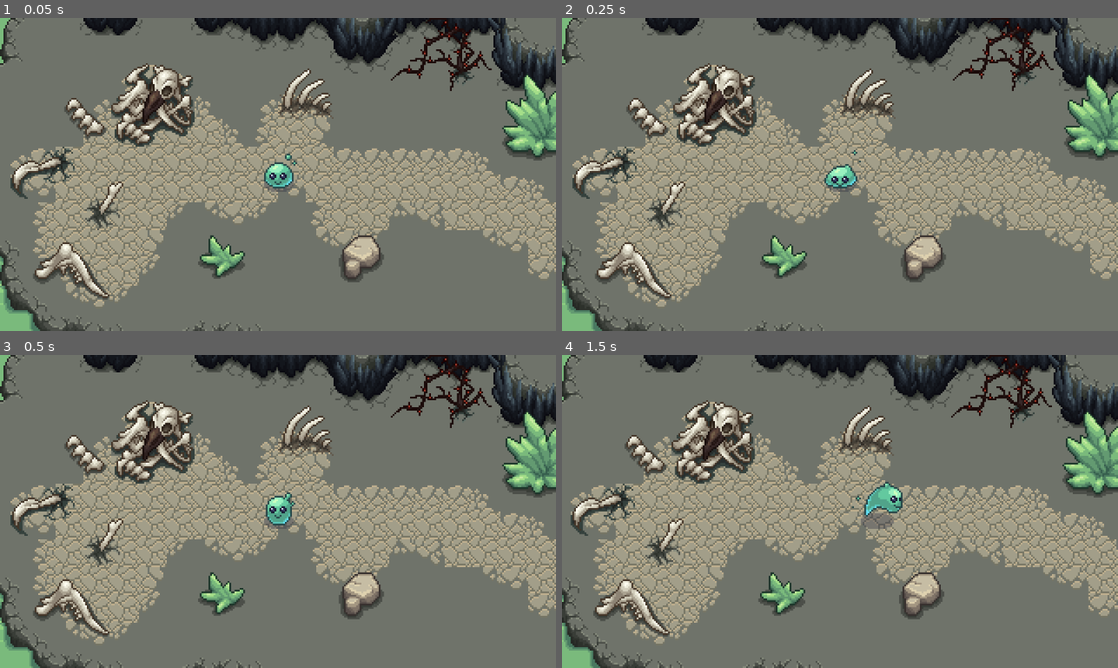
Above: before the commit, frames 1-4 (two rows, left to right).
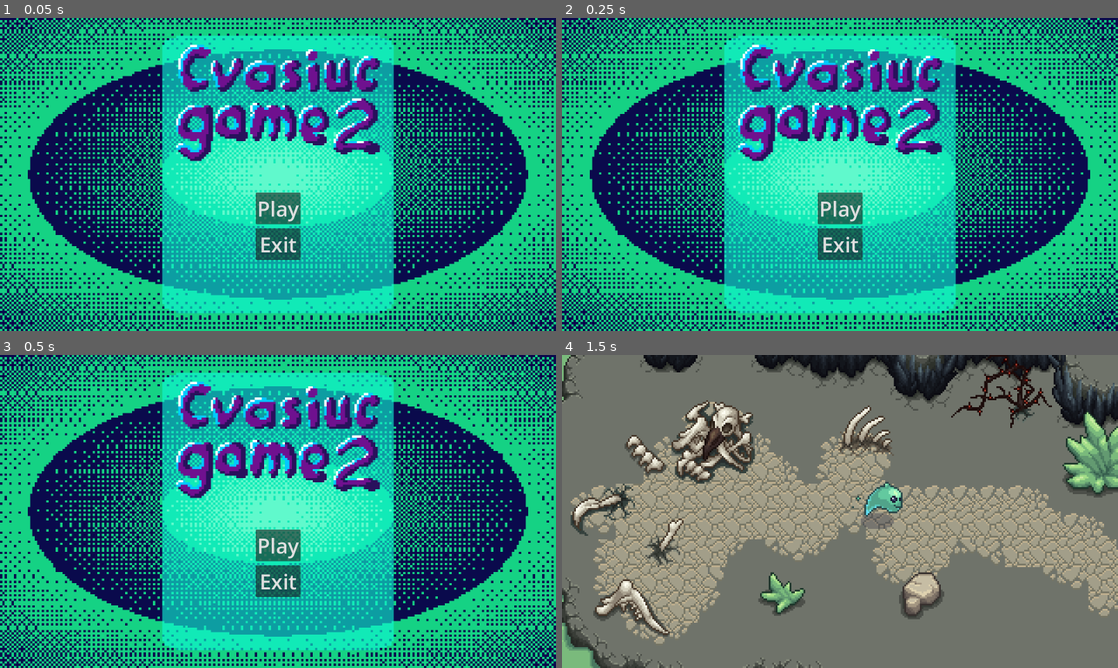
Above: after the commit, the same moments.

Repository: tukaram40k/sandbox-game
Game: Godot game, scene res://scenes/main_menu.tscn
The game is run twice, just before and just after one commit, with the same random seed, the same clock (stepped at 60 frames per second) and the same inputs. Before the commit the project starts from res://scenes/game_world.tscn.
Inputs (mouse positions are in pixels of both pictures, inside the frame that each line leads up to):
- Up to frame 1 (0.05 s): no input
- Up to frame 2 (0.25 s): no input
- Up to frame 3 (0.5 s): no input
- Up to frame 4 (1.5 s): click (840, 545) at 0.5 s, where only the run after the commit has a clickable "Play"; hold D (run_right) from 1.28 s (still down)

The runs differ from the first frame. In frame 1, 100% of the frame differs, in the area x 0-100%, y 0-100%; in frame 2, 100%; in frame 3, 100%; in frame 4, nothing differs.

Commit message:
added splash screen

Diff:
--- a/project.godot
+++ b/project.godot
@@ -11,8 +11,9 @@
 [application]
 
 config/name="sandbox-game"
-run/main_scene="res://scenes/game_world.tscn"
+run/main_scene="res://scenes/main_menu.tscn"
 config/features=PackedStringArray("4.3", "GL Compatibility")
+boot_splash/image="res://assets/splash-screen-2.png"
 config/icon="res://assets/icon.svg"
 
 [display]
--- a/scenes/main_menu.tscn
+++ b/scenes/main_menu.tscn
@@ -1,6 +1,10 @@
-[gd_scene load_steps=2 format=3 uid="uid://drjnp011ld15k"]
+[gd_scene load_steps=4 format=3 uid="uid://drjnp011ld15k"]
 
 [ext_resource type="Script" path="res://scripts/main_menu.gd" id="1_ft7dg"]
+[ext_resource type="Texture2D" uid="uid://cvju4hjnwwrhj" path="res://assets/background2.png" id="2_1pcec"]
+
+[sub_resource type="StyleBoxTexture" id="StyleBoxTexture_6fxm2"]
+texture = ExtResource("2_1pcec")
 
 [node name="MainMenu" type="Control"]
 layout_mode = 3
@@ -18,6 +22,7 @@
 anchor_bottom = 1.0
 grow_horizontal = 2
 grow_vertical = 2
+theme_override_styles/panel = SubResource("StyleBoxTexture_6fxm2")
 
 [node name="StartButton" type="Button" parent="."]
 layout_mode = 1
@@ -26,10 +31,10 @@
 anchor_top = 0.5
 anchor_right = 0.5
 anchor_bottom = 0.5
-offset_left = -4.0
-offset_top = -4.0
-offset_right = 4.0
-offset_bottom = 4.0
+offset_left = -64.5
+offset_top = 52.0
+offset_right = 64.5
+offset_bottom = 143.0
 grow_horizontal = 2
 grow_vertical = 2
 theme_override_font_sizes/font_size = 60
@@ -43,9 +48,9 @@
 anchor_right = 0.5
 anchor_bottom = 0.5
 offset_left = -64.5
-offset_top = 57.0
+offset_top = 154.5
 offset_right = 64.5
-offset_bottom = 148.0
+offset_bottom = 245.5
 grow_horizontal = 2
 grow_vertical = 2
 theme_override_font_sizes/font_size = 60
Binary file added: assets/background2.png
Not shown, added: assets/background2.png.import
Binary file added: assets/splash-screen-2.png
Not shown, added: assets/splash-screen-2.png.import
